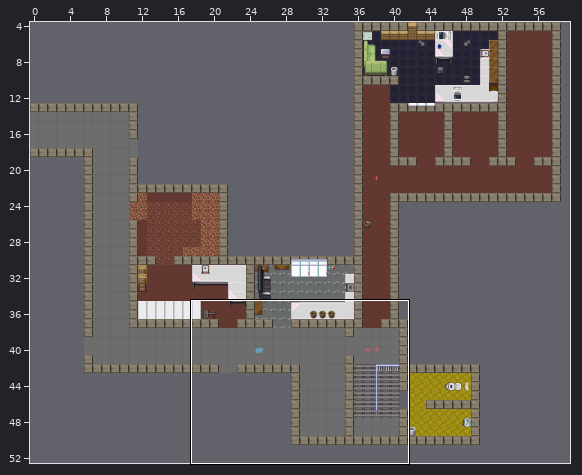
One commit to this Tiled map (JSON): zl-map/maps/zl-og.json. The first picture is a wide view before the edit; the outline marks the close-up.
Close-up. Before the commit:
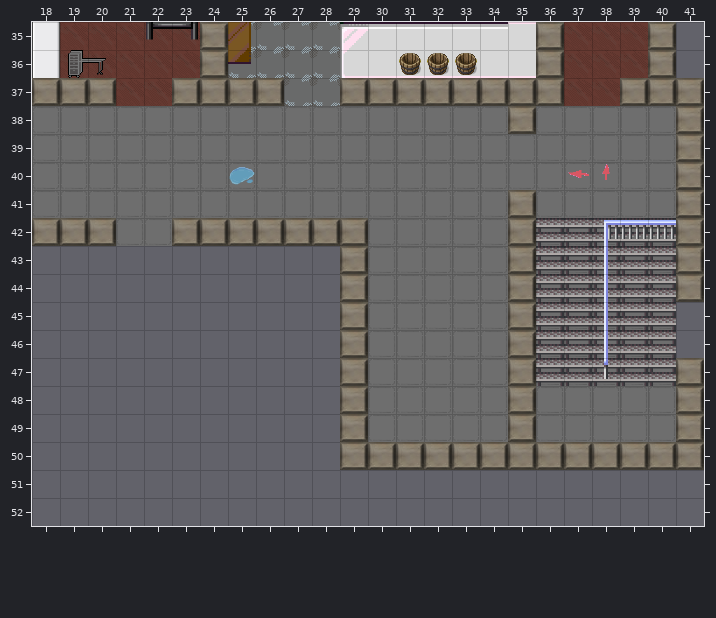
Cells are 32x32 px. Shown: x 18..41, y 35..52. The commit also changed other parts of the map, which this record leaves out.
After the commit:
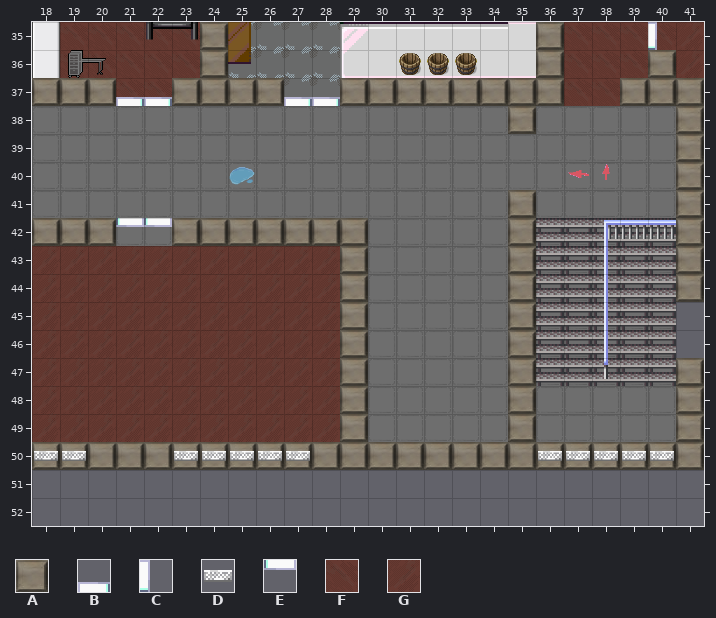
Key: from "floortileset": A 35; from "office_1": B 44 turned 180, C 44 turned 270, D 240; from "office_2": E 44; from "z-Labor-floor3434": F 9, G 9 turned 90.
_ is an empty cell.
From old to new:
Layer "floor":
The author put tile A in row 50 at x 18 to 28.
Tile A becomes tile F in row 35 at x 40.
The author put tile G in rows 35 to 36 at x 41; in rows 43 to 49 at x 18 to 28.
Layer "things":
The author put tile B in row 37 at x 21 to 22 and 27 to 28.
The author put tile D in row 50 at x 18 to 19, 23 to 27 and 36 to 40.
The author put tile E in row 42 at x 21 to 22.
Layer "on-top-of-things":
The author put tile C in row 35 at x 40.
Where, in picture pixels (left, top, right, bottom), the same in both close-ups:
changed: (648, 22, 704, 78)
added: (116, 97, 172, 106)
added: (284, 97, 340, 106)
added: (32, 218, 340, 470)
added: (538, 451, 674, 461)
